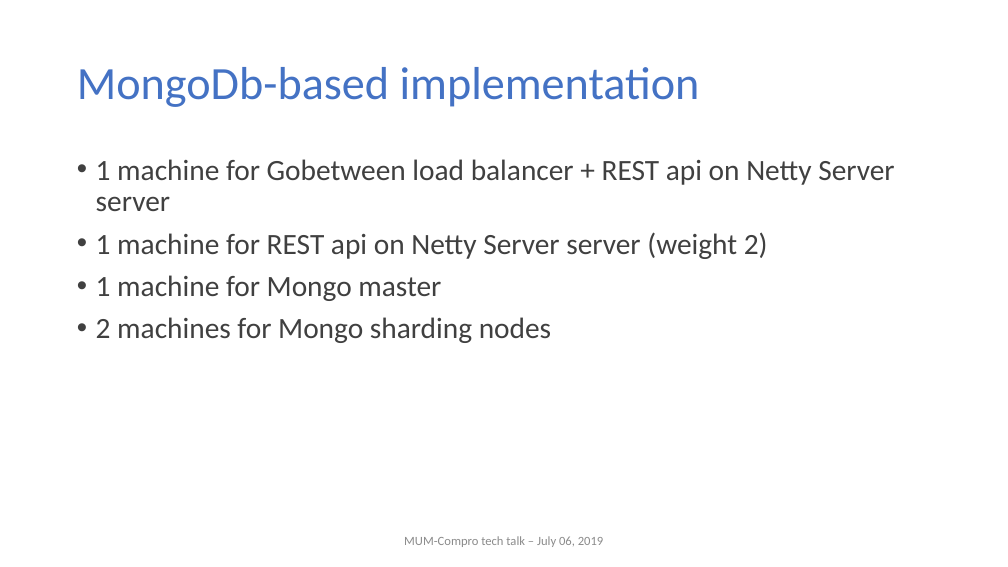
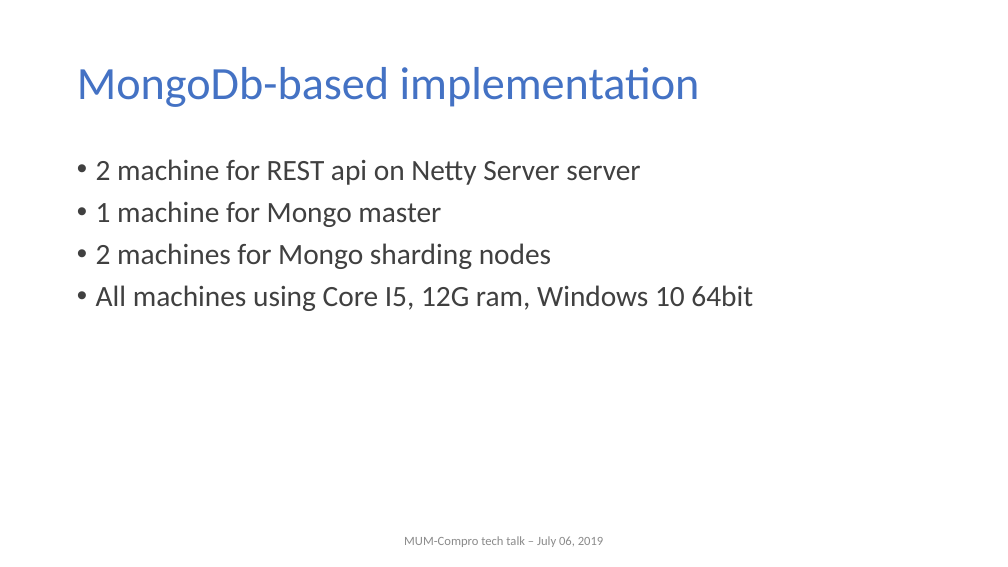
Before and after one commit to nghianghesi/hms, a slide deck: slide 13 of slide.pptx. Drawn at 1008x567 pixels with LibreOffice and Linux fonts; fonts in the diff are those of the drawing; background and template pictures are left out. Boxes give left, top, right and bottom in pixels: in the first picture for what was removed or moved away, otherwise in the second. Text is boxed around its words. In the diff, an @@ line names an element or a change of style, - is before the commit and + after.

```diff
--- a/slide.pptx
+++ b/slide.pptx
@@ text at (x1=96, y1=159, x2=640, y2=185): text changed @@
-• 1 machine for Gobetween load balancer + REST api on Netty Server server
-• 1 machine for REST api on Netty Server server (weight 2)
+• 2 machine for REST api on Netty Server server
@@ text at (x1=96, y1=285, x2=753, y2=311): paragraph added @@
+• All machines using Core I5, 12G ram, Windows 10 64bit
```
Also in this commit, not shown: 19 other slides changed, 1 slide added.
